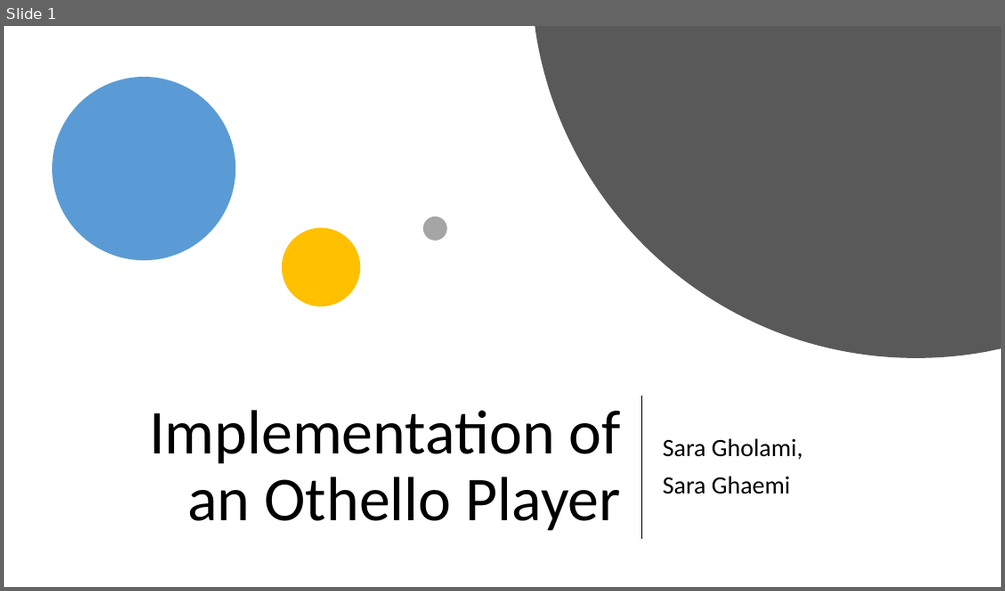
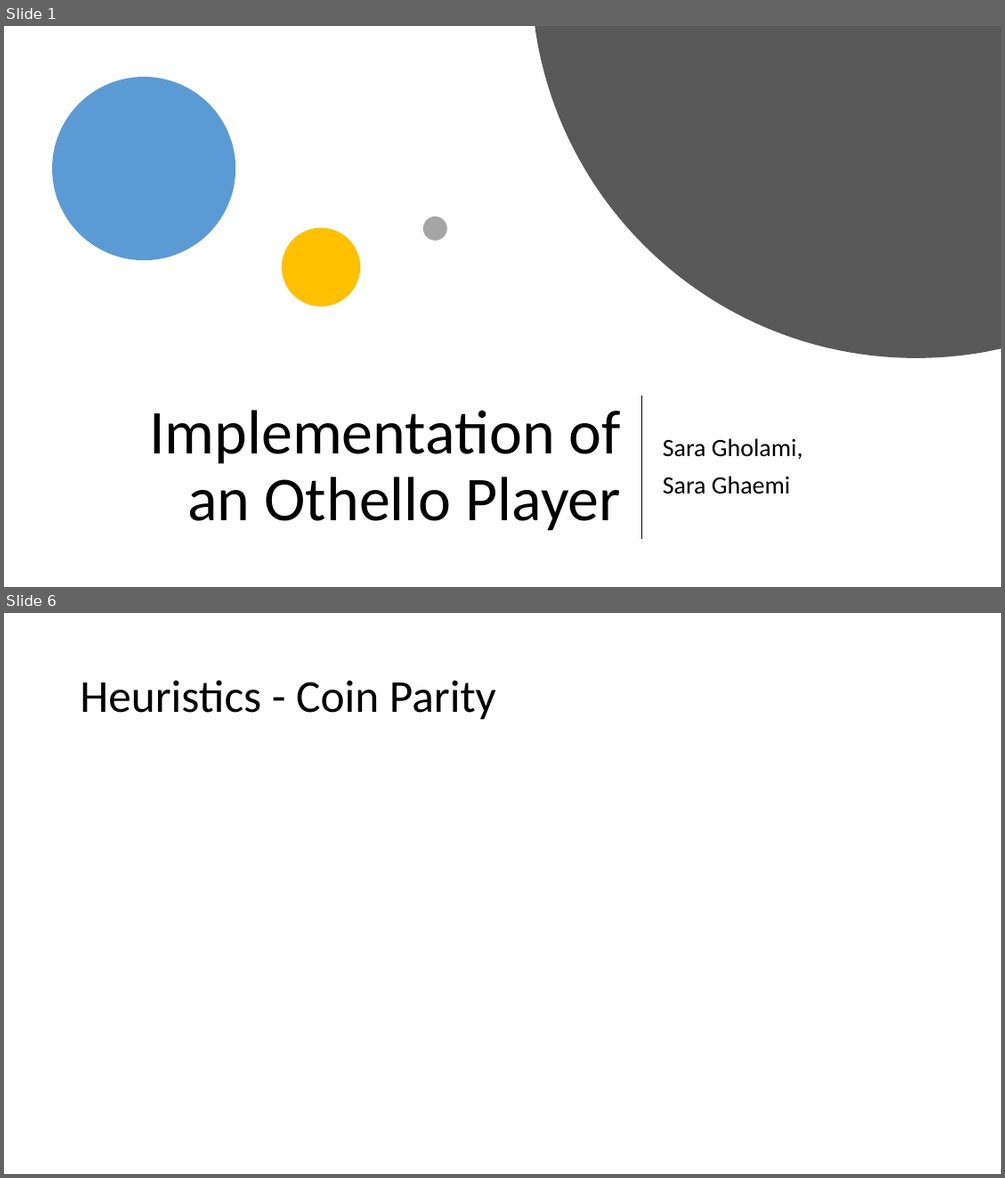
Before and after one commit to SaraGhlm/Othello, a slide deck: Presentations/Othello.pptx. Shown one above the other, each under a label of ours: slide 1 before the commit, slides 1 and 6 after it; the slides between them are not shown. The pictures are 1005x591 and 1005x1178 pixels, drawn with LibreOffice and Linux fonts; fonts in the diff are those of the drawing; grey boxes stand for pictures. Boxes give left, top, right and bottom in pixels: in the first picture for what was removed or moved away, otherwise in the second. Text is boxed around its words. In the diff, an @@ line names an element or a change of style, - is before the commit and + after.

```diff
--- a/Presentations/Othello.pptx
+++ b/Presentations/Othello.pptx
@@ slide 6 added at [4, 613, 1001, 1174], background #FFFFFF @@
@@ title added at [80, 680, 496, 720], 44 pt, text #000000 @@
+Heuristics - Coin Parity
```
Also in this commit, not shown: 2 slides changed, 7 other slides added, 1 slide removed.
